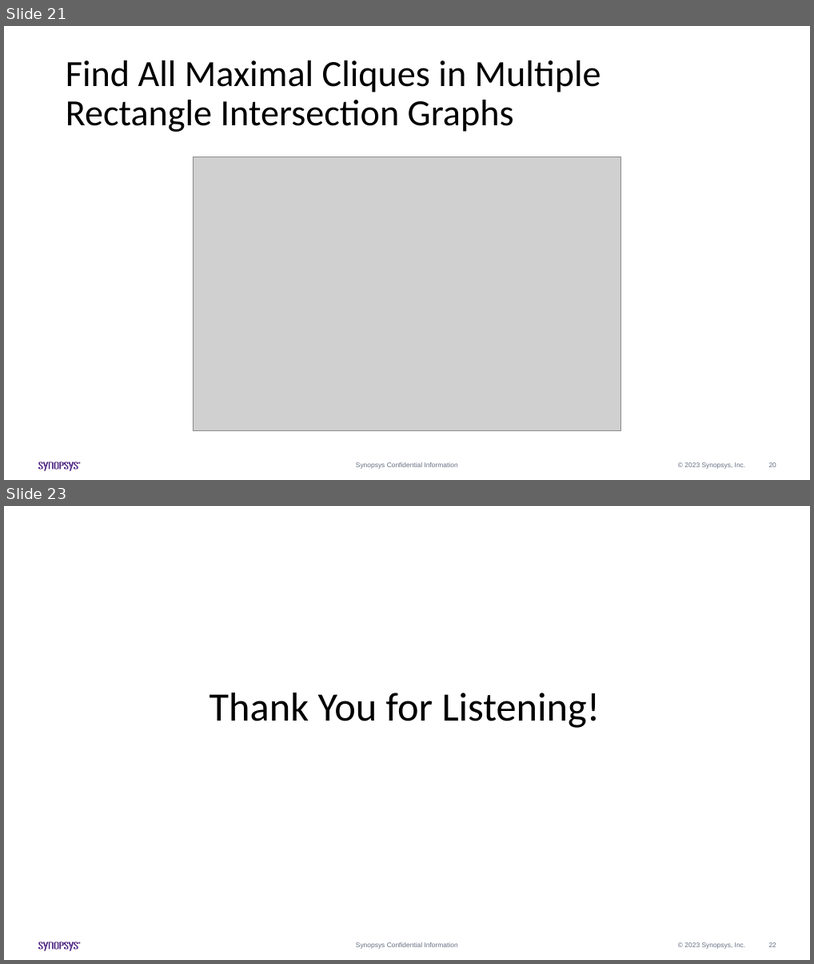
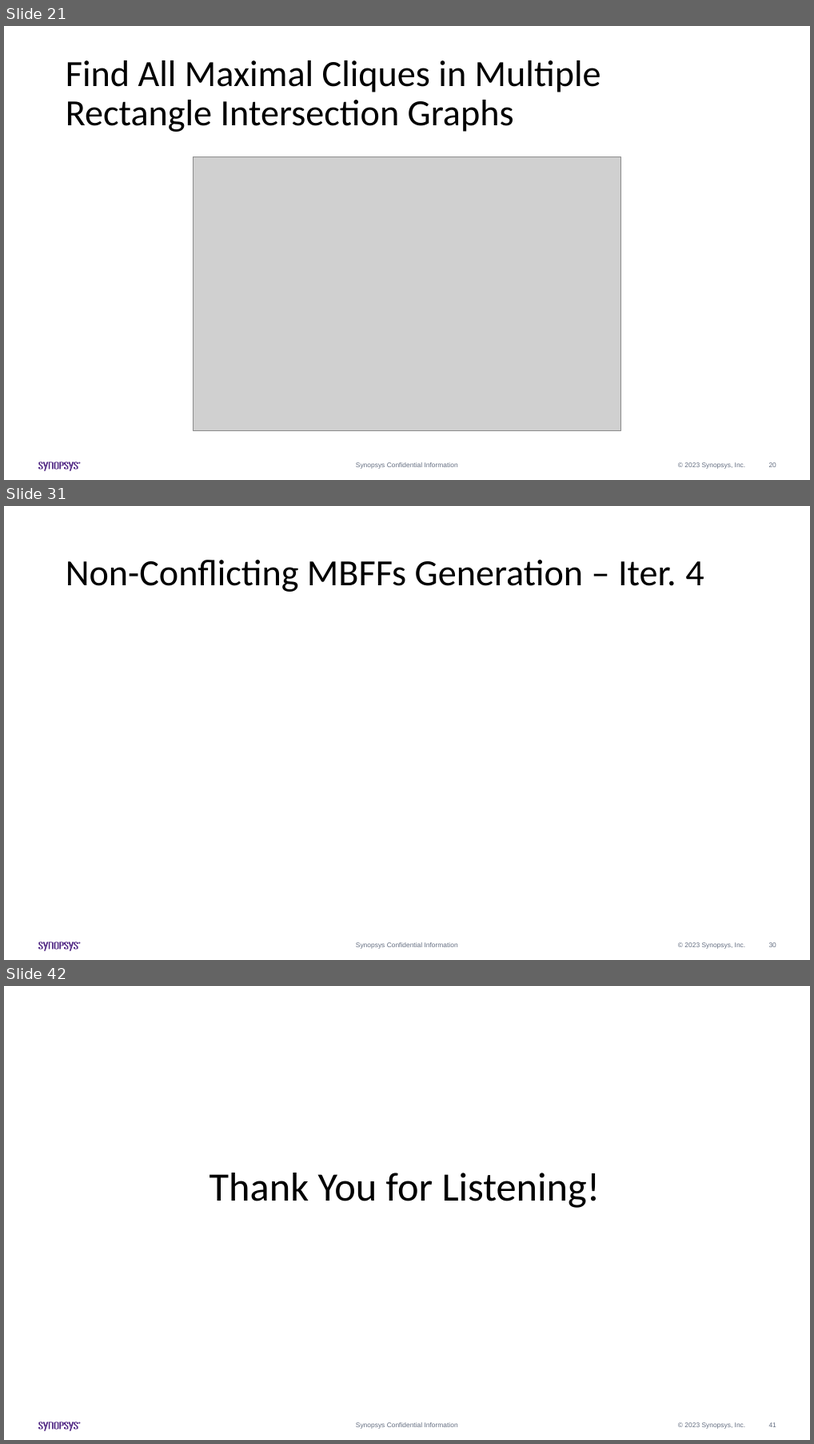
Before and after one commit to Pacific-Feng-Studuies/Studied-Papers, a slide deck: Synopsys Intern/Generation of Mixed-Driving Multi-Bit Flip-Flops for Power/Generation of Mixed-Driving Multi-Bit Flip-Flops for Power.pptx. Shown one above the other, each under a label of ours: slides 21 and 23 before the commit, slides 21, 31 and 42 after it; the slides between them are not shown. The pictures are 814x964 and 814x1444 pixels, drawn with LibreOffice and Linux fonts; fonts in the diff are those of the drawing; grey boxes stand for pictures. Boxes give left, top, right and bottom in pixels: in the first picture for what was removed or moved away, otherwise in the second. Text is boxed around its words. In the diff, an @@ line names an element or a change of style, - is before the commit and + after.

```diff
--- a/Synopsys Intern/Generation of Mixed-Driving Multi-Bit Flip-Flops for Power/Generation of Mixed-Driving Multi-Bit Flip-Flops for Power.pptx
+++ b/Synopsys Intern/Generation of Mixed-Driving Multi-Bit Flip-Flops for Power/Generation of Mixed-Driving Multi-Bit Flip-Flops for Power.pptx
@@ slide 31 added at box(4, 506, 810, 960), background #FFFFFF; not listed: 14 template elements that a slide beside it also shows @@
@@ title added at box(66, 560, 704, 592), 44 pt, text #000000 @@
+Non-Conflicting MBFFs Generation – Iter. 4
@@ what was slide 23 is now slide 42 @@
@@ page number at box(770, 1422, 777, 1427): text changed @@
-22
+41
```
Also in this commit, not shown: 1 slide changed, 18 other slides added.
